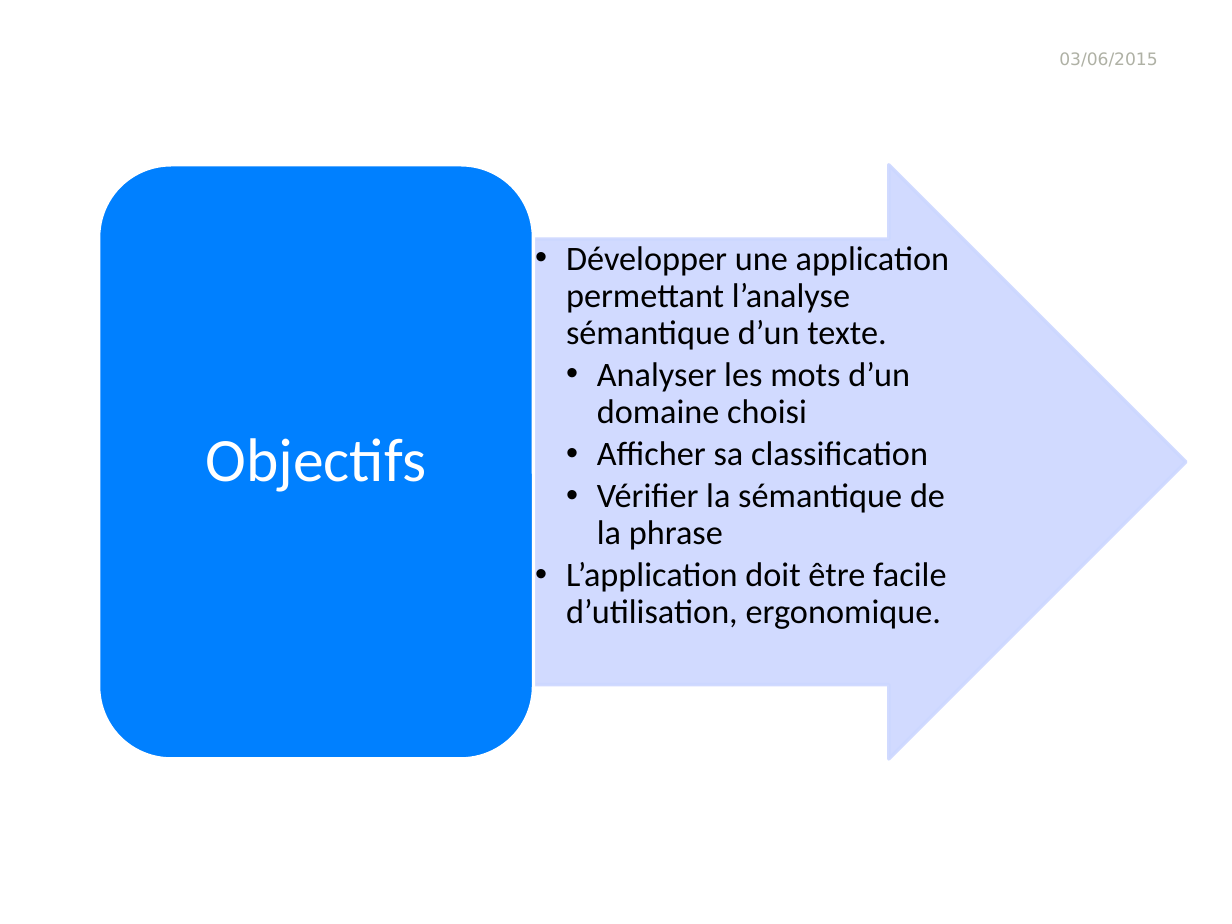
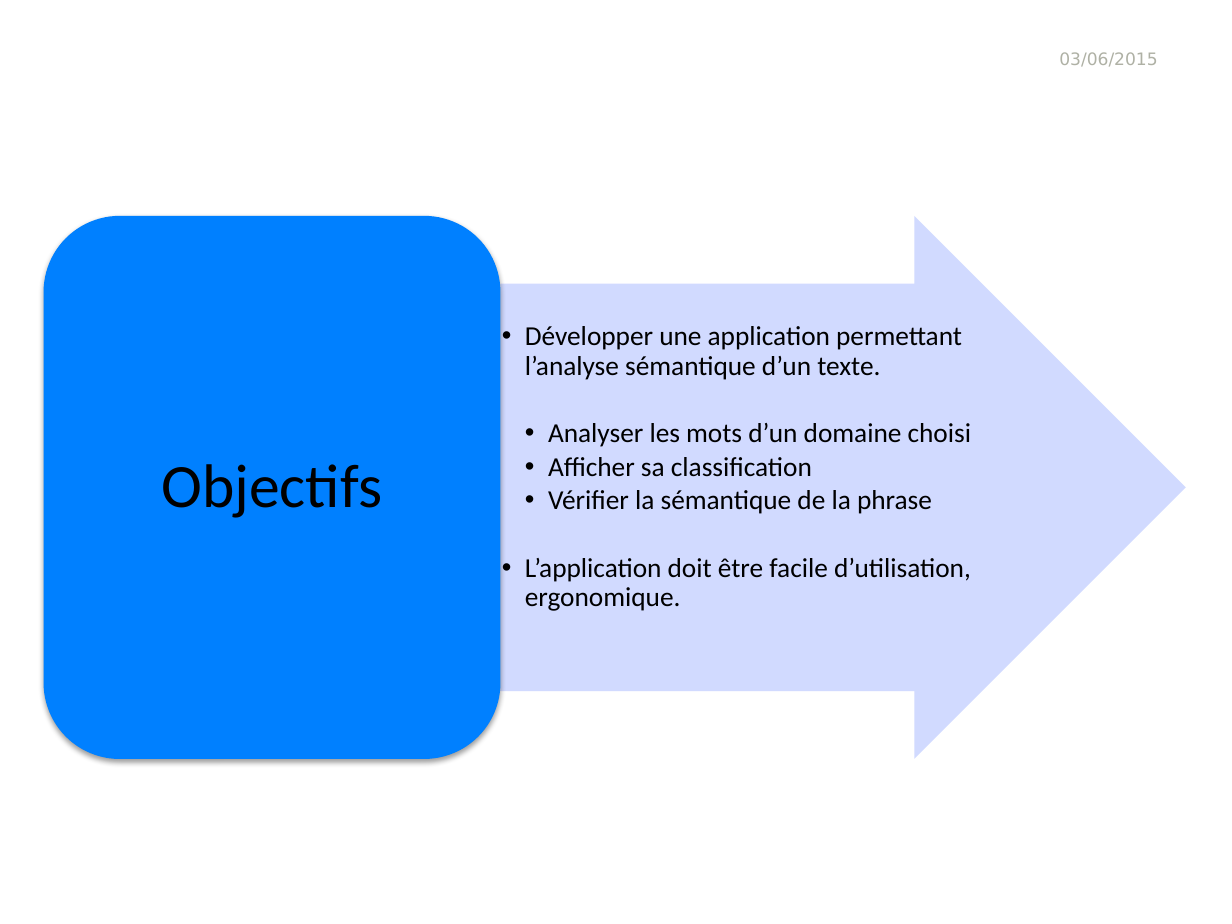
Before and after one commit to wael54/ProjetTER, a slide deck: slide 4 of Presentation_TER.pptx. Drawn at 1232x924 pixels with LibreOffice and Linux fonts; fonts in the diff are those of the drawing; background and template pictures are left out. Boxes give left, top, right and bottom in pixels: in the first picture for what was removed or moved away, otherwise in the second. Text is boxed around its words. In the diff, an @@ line names an element or a change of style, - is before the commit and + after.

```diff
--- a/Presentation_TER.pptx
+++ b/Presentation_TER.pptx
@@ rounded rectangle: place and size @@
-rounded rectangle at [99,165,533,759]
+rounded rectangle at [43,216,500,759]
@@ rounded rectangle at [43,216,500,759]: outline #FFFFFF 2 pt to none; shadow on @@
@@ text "Objectifs": place and size @@
-text "Objectifs" at [206,438,427,492]
+text "Objectifs" at [67,238,479,737]
@@ text "Objectifs" at [67,238,479,737]: text colour #FFFFFF to #000000 @@
@@ right arrow: place and size @@
-right arrow at [533,165,1185,759]
+right arrow at [500,216,1185,759]
@@ right arrow at [500,216,1185,759]: outline #CCD8FF 2 pt to none @@
@@ text "Développer une application permettant l’analyse ...": place and size @@
-text "Développer une application permettant l’analyse ..." at [566,246,950,629]
+text "Développer une application permettant l’analyse ..." at [525,326,971,611]
@@ text "Développer une application permettant l’analyse ..." at [525,326,971,611]: size 20 to 16 pt; indent changed @@
```
Also in this commit, not shown: 7 other slides changed, 1 slide added.
